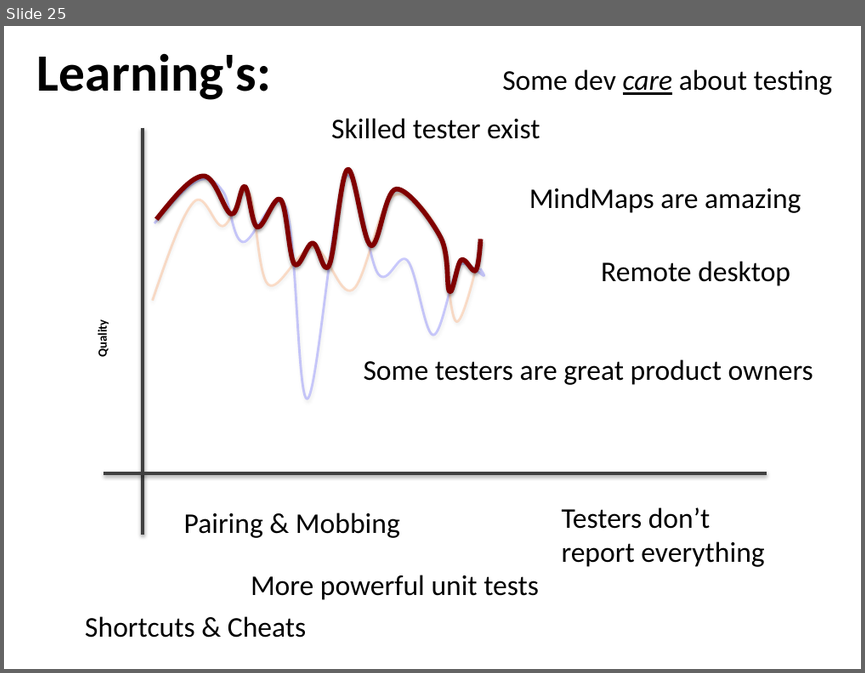
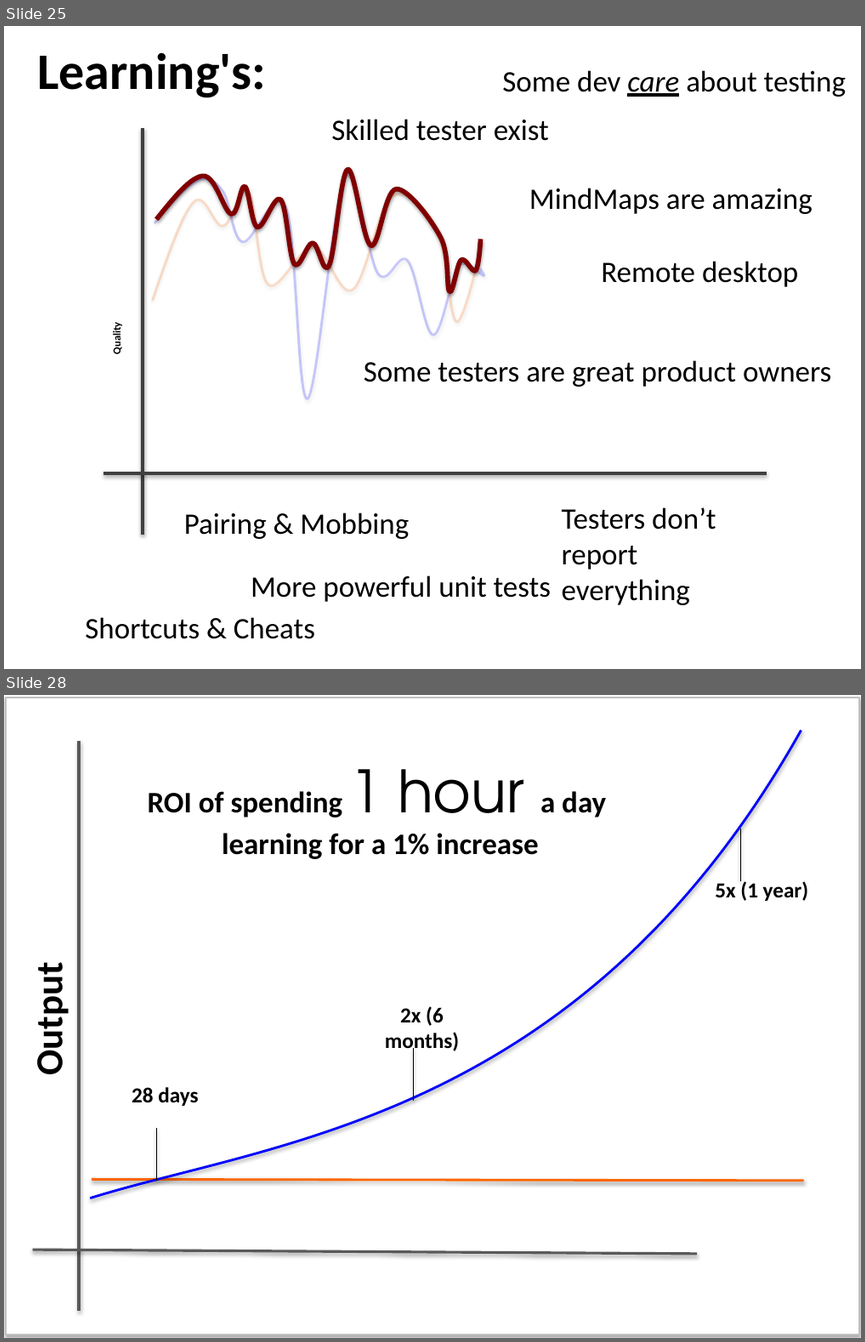
Before and after one commit to maaretp/TalesOfDeveloperTesterCollaboration, a slide deck: Tales from Tester Developer Collaboration.pptx. Shown one above the other, each under a label of ours: slide 25 before the commit, slides 25 and 28 after it; the slides between them are not shown. The pictures are 865x673 and 865x1342 pixels, drawn with LibreOffice and Linux fonts; fonts in the diff are those of the drawing. Boxes give left, top, right and bottom in pixels: in the first picture for what was removed or moved away, otherwise in the second. Text is boxed around its words. In the diff, an @@ line names an element or a change of style, - is before the commit and + after.

```diff
--- a/Tales from Tester Developer Collaboration.pptx
+++ b/Tales from Tester Developer Collaboration.pptx
@@ slide 28 added at (4,695,861,1338), background #FFFFFF @@
@@ rounded rectangle added at (6,698,859,1333), fill #FFFFFF, outline #BFBFBF 1.5 pt @@
@@ line added from (79, 740) to (79, 1310), #595959 2.25 pt @@
@@ freeform shape added at (91,730,801,1198), outline #0000FF 2 pt @@
@@ text added at (148,791,606,859), 25 pt, text #000000, bold @@
+ROI of spending 1 hour a day
+learning for a 1% increase
@@ line added from (740, 828) to (740, 881), #000000 0.75 pt @@
@@ text added at (715,880,808,901), 18 pt, text #000000, bold @@
+5x (1 year)
@@ text added at (26,973,73,1072), 32 pt, text #000000, bold @@
+Output
@@ text added at (385,1006,459,1054), 18 pt, text #000000, bold @@
+2x (6 months)
@@ line added from (413, 1048) to (413, 1100), #000000 0.75 pt @@
@@ text added at (132,1087,198,1106), 18 pt, text #000000, bold @@
+28 days
@@ line added from (156, 1128) to (156, 1180), #000000 0.75 pt @@
@@ line added from (92, 1179) to (803, 1180), #FF6600 2 pt @@
@@ line added from (32, 1249) to (697, 1253), #595959 2.25 pt @@
@@ slide 25 changed as well @@
@@ text "Learning's:" at (37,52,266,98): size 44 to 43 pt @@
@@ text "Quality": place and size @@
-text "Quality" at (95,323,110,356)
+text "Quality" at (110,324,123,353)
@@ text "Quality" at (110,324,123,353): size 10.5 to 9 pt @@
@@ size 24 to 25 pt in 9 elements at (601,261,798,287), (85,617,315,639), (184,512,409,539), (331,119,549,141), (250,575,551,601), (529,188,812,214), (502,70,846,97), (364,360,831,386), (562,507,716,605) @@
```
Also in this commit, not shown: 23 other slides changed, 2 other slides added.
